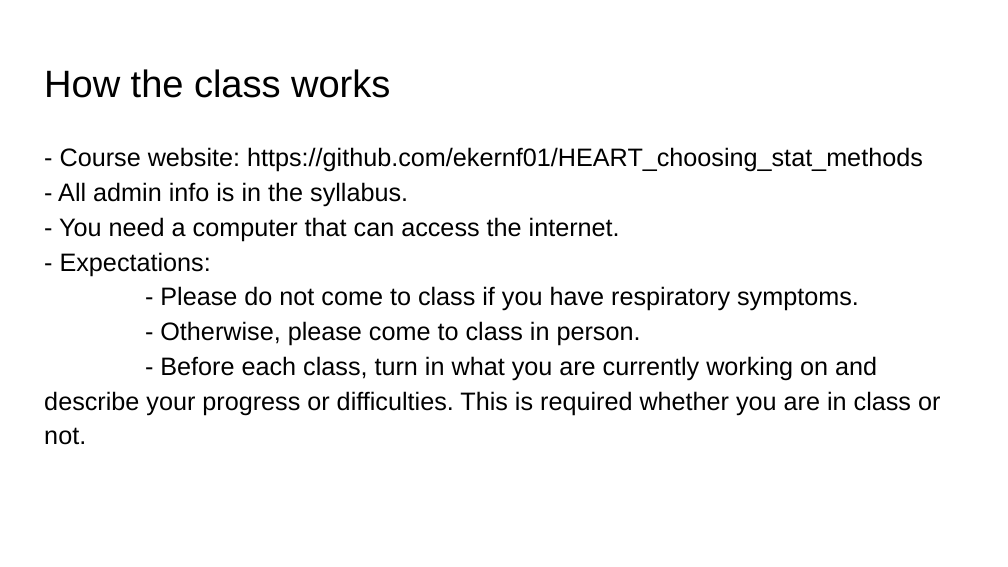
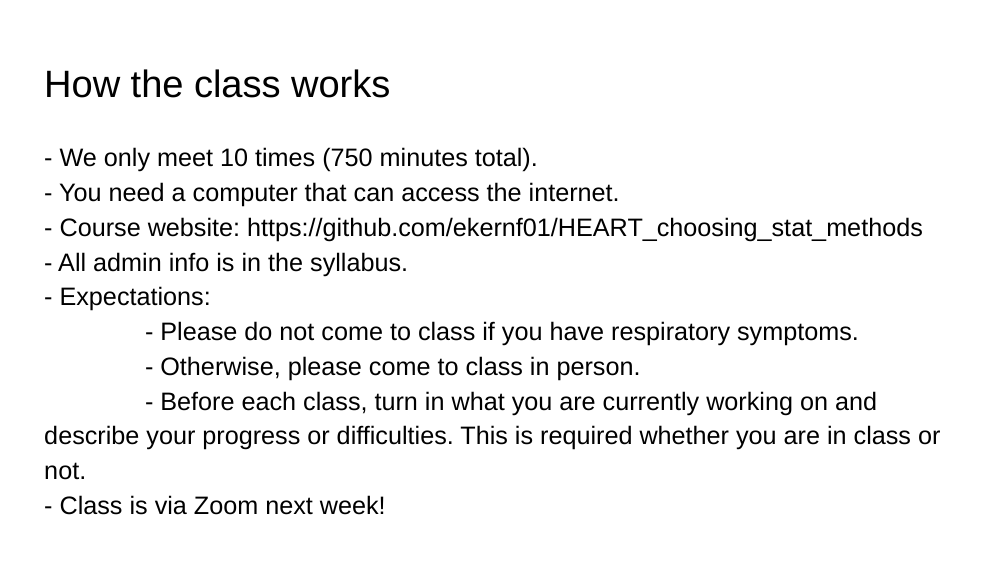
Before and after one commit to ekernf01/HEART_choosing_stat_methods, a slide deck: slide 10 of course content/Choosing statistical methods day 1.pptx (slide 9 before the commit). Drawn at 1008x567 pixels with LibreOffice and Linux fonts; fonts in the diff are those of the drawing. Boxes give left, top, right and bottom in pixels: in the first picture for what was removed or moved away, otherwise in the second. Text is boxed around its words. In the diff, an @@ line names an element or a change of style, - is before the commit and + after.

```diff
--- a/course content/Choosing statistical methods day 1.pptx
+++ b/course content/Choosing statistical methods day 1.pptx
@@ text at <box>59,147,620,207</box>: paragraphs added @@
+- We only meet 10 times (750 minutes total).
+- You need a computer that can access the internet.
@@ text at <box>59,217,620,242</box>: paragraph removed @@
-- You need a computer that can access the internet.
@@ text at <box>60,495,386,515</box>: paragraph added @@
+- Class is via Zoom next week!
```
Also in this commit, not shown: 1 other slide changed, 1 slide added.
